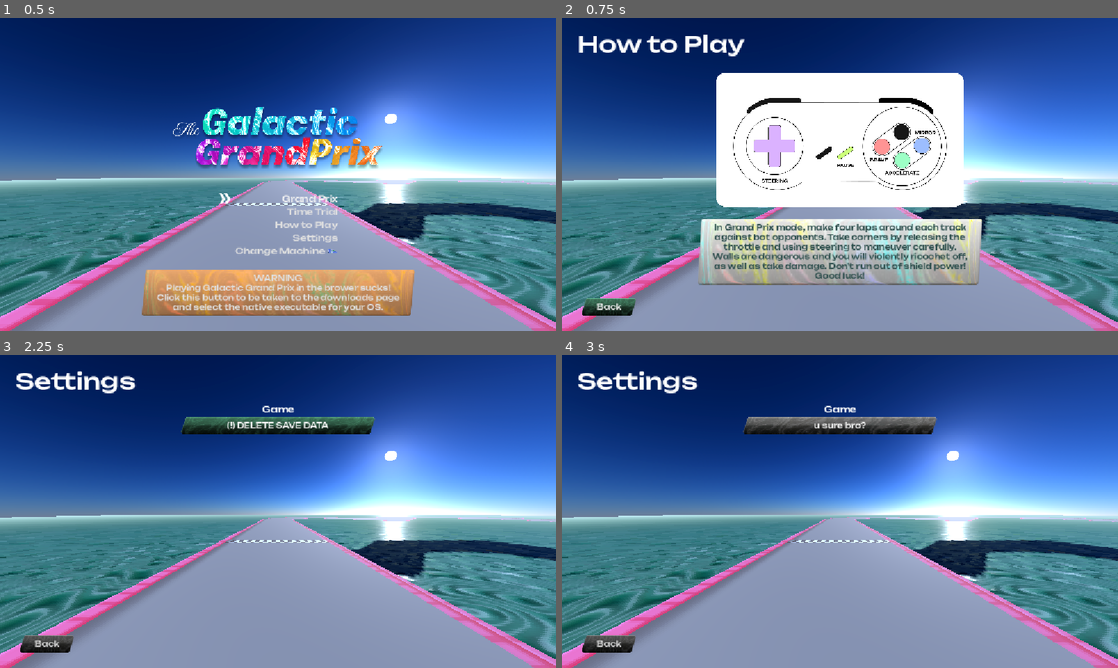
Above: before the commit, frames 1-4 (two rows, left to right).
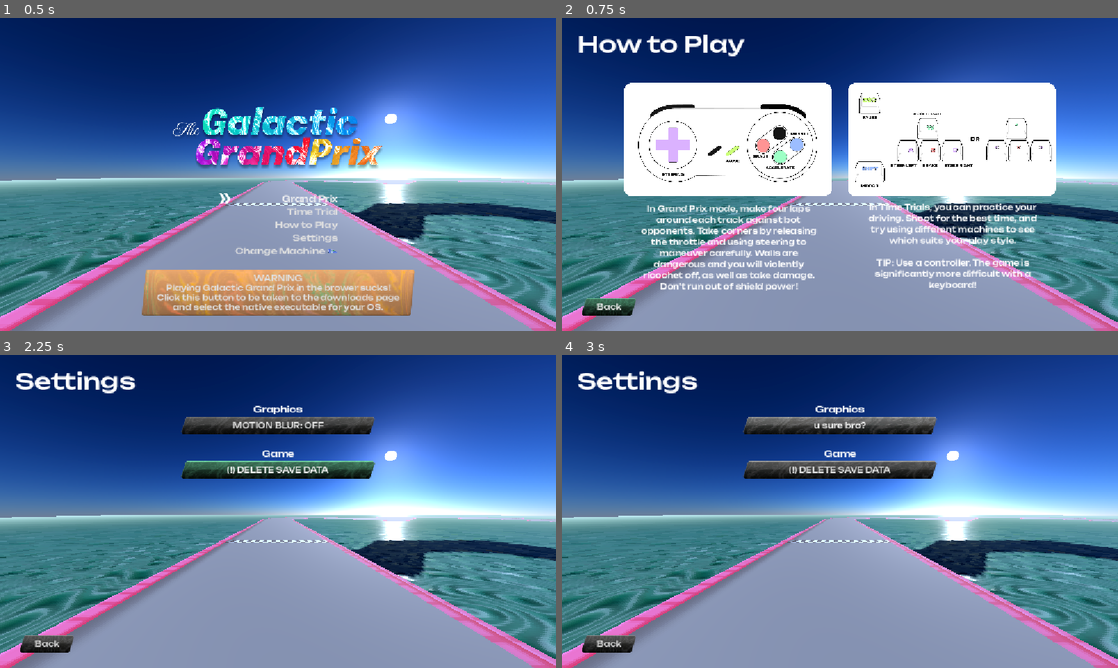
Above: after the commit, the same moments.

Repository: dozer8383/galactic-grand-prix
Game: Godot game, scene res://mainmenu.tscn
The game is run twice, just before and just after one commit, with the same random seed, the same clock (stepped at 60 frames per second) and the same inputs. A sky picture missing from this copy of the repository is replaced by a grey-blue gradient.
Inputs (mouse positions are in pixels of both pictures, inside the frame that each line leads up to):
- Up to frame 1 (0.5 s): no input
- Up to frame 2 (0.75 s): click "How to Play" at 0.5 s
- Up to frame 3 (2.25 s): click "Back" at 1.25 s; click "Settings" at 2 s
- Up to frame 4 (3 s): click (840, 426) at 2.75 s, where only the run after the commit has a clickable "MOTION BLUR: OFF"

Frame 1 is identical in both runs. In frame 2, 31% of the frame differs, in the area x 11-89%, y 17-88%; in frame 3, 3.1%; in frame 4, 2.2%.

Commit message:
Remove motion blur and add menu wraparound

Diff:
--- a/bumper_ai.gd
+++ b/bumper_ai.gd
@@ -44,12 +44,6 @@
 		enginepower = 4.5+speed/4.0
 		speed = enginerpm * enginepower
 		enginerpm *= 0.995
-		hVelocity *= 0.97
-		if is_on_wall():
-			hVelocity += get_wall_normal().normalized().x
-			enginerpm = 0
-			print(get_wall_normal())
-		#$"..".h_offset -= hVelocity
 		$"..".progress += speed*delta*1.5
 	$"../EngineNoise".pitch_scale = speed+6
 	var globalpos2 = Vector2(global_position.x,global_position.z)
--- a/controls.tscn
+++ b/controls.tscn
@@ -7,6 +7,8 @@
 [ext_resource type="FontFile" uid="uid://dqae8nltbsopi" path="res://graphics/Unbounded-Medium.ttf" id="4_dob1i"]
 [ext_resource type="Theme" uid="uid://v32jg1x66ioj" path="res://trackselect.tres" id="5_hkas0"]
 [ext_resource type="Script" uid="uid://cuuy0ne8lyyix" path="res://back_button.gd" id="6_cf7nr"]
+[ext_resource type="Texture2D" uid="uid://cqbphcmifgeqs" path="res://graphics/keyboard-controls.png" id="7_hkas0"]
+[ext_resource type="LabelSettings" uid="uid://dipk8jb5iw8h7" path="res://normal.tres" id="8_cf7nr"]
 
 [sub_resource type="StyleBoxEmpty" id="StyleBoxEmpty_n3dh0"]
 
@@ -40,10 +42,10 @@
 anchor_top = 0.5
 anchor_right = 0.5
 anchor_bottom = 0.5
-offset_left = -260.97882
-offset_top = -211.0
-offset_right = 260.97882
-offset_bottom = 67.0
+offset_left = -451.67276
+offset_top = -189.0
+offset_right = -12.3272705
+offset_bottom = 45.0
 grow_horizontal = 2
 grow_vertical = 2
 texture = ExtResource("2_ff64o")
@@ -75,29 +77,60 @@
 script = ExtResource("6_cf7nr")
 metadata/trackID = 4
 
-[node name="HowTo" type="Button" parent="ControlsControl" unique_id=1938442998]
+[node name="TextureRect2" type="TextureRect" parent="ControlsControl" unique_id=1442771965]
 layout_mode = 1
-anchors_preset = 7
+anchors_preset = 8
 anchor_left = 0.5
-anchor_top = 1.0
+anchor_top = 0.5
 anchor_right = 0.5
-anchor_bottom = 1.0
-offset_left = -296.0
-offset_top = -232.0
-offset_right = 296.0
-offset_bottom = -96.0
+anchor_bottom = 0.5
+offset_left = 12.3272705
+offset_top = -189.0
+offset_right = 451.67273
+offset_bottom = 45.0
 grow_horizontal = 2
-grow_vertical = 0
-focus_mode = 0
-theme = ExtResource("5_hkas0")
-disabled = true
-text = "In Grand Prix mode, make four laps around each track
-against bot opponents. Take corners by releasing the
-throttle and using steering to maneuver carefully.
-Walls are dangerous and you will violently ricochet off,
-as well as take damage. Don't run out of shield power!
-Good luck!"
-metadata/trackID = 0
+grow_vertical = 2
+texture = ExtResource("7_hkas0")
+expand_mode = 1
+stretch_mode = 5
+
+[node name="Label2" type="Label" parent="ControlsControl" unique_id=2117959461]
+layout_mode = 1
+anchors_preset = 8
+anchor_left = 0.5
+anchor_top = 0.5
+anchor_right = 0.5
+anchor_bottom = 0.5
+offset_left = -415.0
+offset_top = 61.0
+offset_right = -46.0
+offset_bottom = 243.0
+grow_horizontal = 2
+grow_vertical = 2
+text = "In Grand Prix mode, make four laps around each track against bot opponents. Take corners by releasing the throttle and using steering to maneuver carefully. Walls are dangerous and you will violently ricochet off, as well as take damage. Don't run out of shield power!"
+label_settings = ExtResource("8_cf7nr")
+horizontal_alignment = 1
+autowrap_mode = 3
+
+[node name="Label3" type="Label" parent="ControlsControl" unique_id=1206910646]
+layout_mode = 1
+anchors_preset = 8
+anchor_left = 0.5
+anchor_top = 0.5
+anchor_right = 0.5
+anchor_bottom = 0.5
+offset_left = 49.0
+offset_top = 58.0
+offset_right = 418.0
+offset_bottom = 303.0
+grow_horizontal = 2
+grow_vertical = 2
+text = "In Time Trials, you can practice your driving. Shoot for the best time, and try using different machines to see which suits your play style.
+
+TIP: Use a controller. The game is significantly more difficult with a keyboard!"
+label_settings = ExtResource("8_cf7nr")
+horizontal_alignment = 1
+autowrap_mode = 3
 
 [node name="Camera3D" type="Camera3D" parent="." unique_id=972953568]
 transform = Transform3D(-4.371139e-08, 0, -1, 0, 1, 0, 1, 0, -4.371139e-08, 1.2872127, 2.0001698, -11.289756)
--- a/finish_checkpoint.gd
+++ b/finish_checkpoint.gd
@@ -14,7 +14,6 @@
 
 func _on_body_entered(body: Node3D) -> void:
 	if body.name == "player":
-		print("start")
 		finishcrossed.emit()
 		playerCount += 1
 	if body.name == "dummyShip":
--- a/game.gd
+++ b/game.gd
@@ -141,13 +141,11 @@
 	if event.is_action_pressed("forward") and raceFinished:
 		globals.currenttrackid += 1
 		if globals.currenttrackid % 5 == 0:
-			print("podiuming")
 			globals.raceType = 0
 			globals.timerStarted = false
 			globals.raceStarted = false
 			get_tree().change_scene_to_file("res://podium.tscn")
 		else:
-			print("reloading")
 			get_tree().reload_current_scene()
 	if event.is_action_pressed("cheat") and false:
 		raceFinish.emit()
--- a/mainmenu.tscn
+++ b/mainmenu.tscn
@@ -67,6 +67,8 @@
 
 [node name="GrandPrixButton" type="Button" parent="Control/VBoxContainer" unique_id=1863225253]
 layout_mode = 2
+focus_neighbor_top = NodePath("../QuitButton")
+focus_previous = NodePath("../QuitButton")
 theme = ExtResource("1_wgsso")
 text = "Grand Prix"
 alignment = 2
@@ -104,6 +106,8 @@
 
 [node name="QuitButton" type="Button" parent="Control/VBoxContainer" unique_id=767033372]
 layout_mode = 2
+focus_neighbor_bottom = NodePath("../GrandPrixButton")
+focus_next = NodePath("../GrandPrixButton")
 theme = ExtResource("1_wgsso")
 text = "Quit Game"
 alignment = 2
--- a/motionblur.tres
+++ b/motionblur.tres
@@ -1,31 +1,3 @@
 [gd_resource type="Compositor" format=3 uid="uid://kvda7fwejwjw"]
 
-[ext_resource type="Resource" uid="uid://ca45noqewsyvp" path="res://addons/sphynx_motion_blur_toolkit/guertin/shader_stages/guertin_blur_stage.tres" id="1_qjxqw"]
-[ext_resource type="Resource" uid="uid://cvb65hfs2lrxo" path="res://addons/sphynx_motion_blur_toolkit/guertin/shader_stages/guertin_neighbor_max_stage.tres" id="2_ae6l0"]
-[ext_resource type="Resource" uid="uid://bidsfymvdyhek" path="res://addons/sphynx_motion_blur_toolkit/guertin/shader_stages/guertin_overlay_stage.tres" id="3_6c8re"]
-[ext_resource type="Resource" uid="uid://c8ulad7utgrg7" path="res://addons/sphynx_motion_blur_toolkit/pre_blur_processing/shader_stages/pre_blur_processing_stage.tres" id="4_3kq18"]
-[ext_resource type="Script" uid="uid://c5jewnyvlca7j" path="res://addons/sphynx_motion_blur_toolkit/guertin/guertin_motion_blur.gd" id="5_xbyon"]
-[ext_resource type="Resource" uid="uid://dipvwksvqb3dm" path="res://addons/sphynx_motion_blur_toolkit/guertin/shader_stages/guertin_tile_max_x_stage.tres" id="6_svprn"]
-[ext_resource type="Resource" uid="uid://bxfg45ubc2pv7" path="res://addons/sphynx_motion_blur_toolkit/guertin/shader_stages/guertin_tile_max_y_stage.tres" id="7_nabw4"]
-
-[sub_resource type="CompositorEffect" id="CompositorEffect_kf1gs"]
-resource_local_to_scene = false
-resource_name = ""
-enabled = true
-effect_callback_type = 4
-needs_motion_vectors = true
-needs_normal_roughness = false
-script = ExtResource("5_xbyon")
-tile_size = 32
-intensity = 2.0
-target_constant_framerate = 24.0
-shader_stages/blur_stage = ExtResource("1_qjxqw")
-shader_stages/overlay_stage = ExtResource("3_6c8re")
-shader_stages/tile_max_x_stage = ExtResource("6_svprn")
-shader_stages/tile_max_y_stage = ExtResource("7_nabw4")
-shader_stages/neighbor_max_stage = ExtResource("2_ae6l0")
-shader_stages/pre_blur_processor_stage = ExtResource("4_3kq18")
-metadata/_custom_type_script = "uid://c5jewnyvlca7j"
-
 [resource]
-compositor_effects = Array[CompositorEffect]([SubResource("CompositorEffect_kf1gs")])
--- a/player.tscn
+++ b/player.tscn
@@ -4,7 +4,6 @@
 [ext_resource type="PackedScene" uid="uid://bqjtooq2j1son" path="res://ray.tscn" id="2_b26j0"]
 [ext_resource type="PackedScene" uid="uid://drnlde8h2swwn" path="res://tracer.tscn" id="2_n7ghd"]
 [ext_resource type="PackedScene" uid="uid://bo6myix788ekl" path="res://vector.tscn" id="2_nvl01"]
-[ext_resource type="Compositor" uid="uid://kvda7fwejwjw" path="res://motionblur.tres" id="5_sweqy"]
 [ext_resource type="AudioStream" uid="uid://b4v6gmtpxb32" path="res://engine.res" id="6_2hs0m"]
 [ext_resource type="AudioStream" uid="uid://dgw0kd30iujea" path="res://assets/collide1.wav" id="7_1jxqw"]
 
@@ -37,7 +36,6 @@
 
 [node name="Camera3D" type="Camera3D" parent="." unique_id=390519163]
 transform = Transform3D(1, 0, 0, 0, 0.90630776, 0.42261827, 0, -0.42261827, 0.90630776, 0, 0.262, 0.2)
-compositor = ExtResource("5_sweqy")
 doppler_tracking = 2
 fov = 110.0
 size = 0.1
--- a/project.godot
+++ b/project.godot
@@ -20,6 +20,10 @@
 config/icon="uid://lrxad47u4eik"
 boot_splash/minimum_display_time=1000
 
+[audio]
+
+buses/default_bus_layout="uid://b73u3wcmmly1p"
+
 [autoload]
 
 DebugMenu="*uid://cggqb75a8w8r"
@@ -27,13 +31,12 @@
 
 [display]
 
-window/size/mode=4
 window/stretch/mode="canvas_items"
 window/stretch/aspect="expand"
 
 [editor_plugins]
 
-enabled=PackedStringArray("res://addons/debug_menu/plugin.cfg", "res://addons/godot_super-wakatime/plugin.cfg", "res://addons/sphynx_enhanced_compositor_toolkit/plugin.cfg", "res://addons/sphynx_motion_blur_toolkit/plugin.cfg")
+enabled=PackedStringArray("res://addons/debug_menu/plugin.cfg", "res://addons/godot_super-wakatime/plugin.cfg")
 
 [input]
 
--- a/settings.tscn
+++ b/settings.tscn
@@ -72,10 +72,29 @@
 offset_left = -201.0
 offset_top = -223.0
 offset_right = 201.0
-offset_bottom = 252.0
+offset_bottom = -68.0
 grow_horizontal = 2
 grow_vertical = 2
 size_flags_horizontal = 3
+
+[node name="Label2" type="Label" parent="Settings/VBoxContainer" unique_id=1668901758]
+layout_mode = 2
+theme = SubResource("Theme_3j6r5")
+text = "Graphics"
+horizontal_alignment = 1
+
+[node name="DeleteSave2" type="Button" parent="Settings/VBoxContainer" unique_id=803811866]
+layout_mode = 2
+tooltip_text = "Clears best time trials permanently."
+theme = ExtResource("3_3j6r5")
+text = "MOTION BLUR: OFF"
+expand_icon = true
+script = ExtResource("6_3j6r5")
+metadata/trackID = 0
+
+[node name="MarginContainer" type="MarginContainer" parent="Settings/VBoxContainer" unique_id=316476303]
+layout_mode = 2
+size_flags_vertical = 3
 
 [node name="Label" type="Label" parent="Settings/VBoxContainer" unique_id=969836332]
 layout_mode = 2
--- a/ship.gd
+++ b/ship.gd
@@ -135,7 +135,6 @@
 			shipVisual.rotation.x = move_toward(shipVisual.rotation.x, get_wall_normal().x+get_wall_normal().z,delta)
 			$CollisionNoise.pitch_scale = 15-speed
 			$CollisionNoise.volume_db = speed+2
-			print(15-speed*2)
 			$CollisionNoise.play()
 
 	if power > 0:
Not shown, changed: export_presets.cfg
Binary file added: graphics/keyboard-controls.png
Not shown, added: graphics/keyboard-controls.png.import
